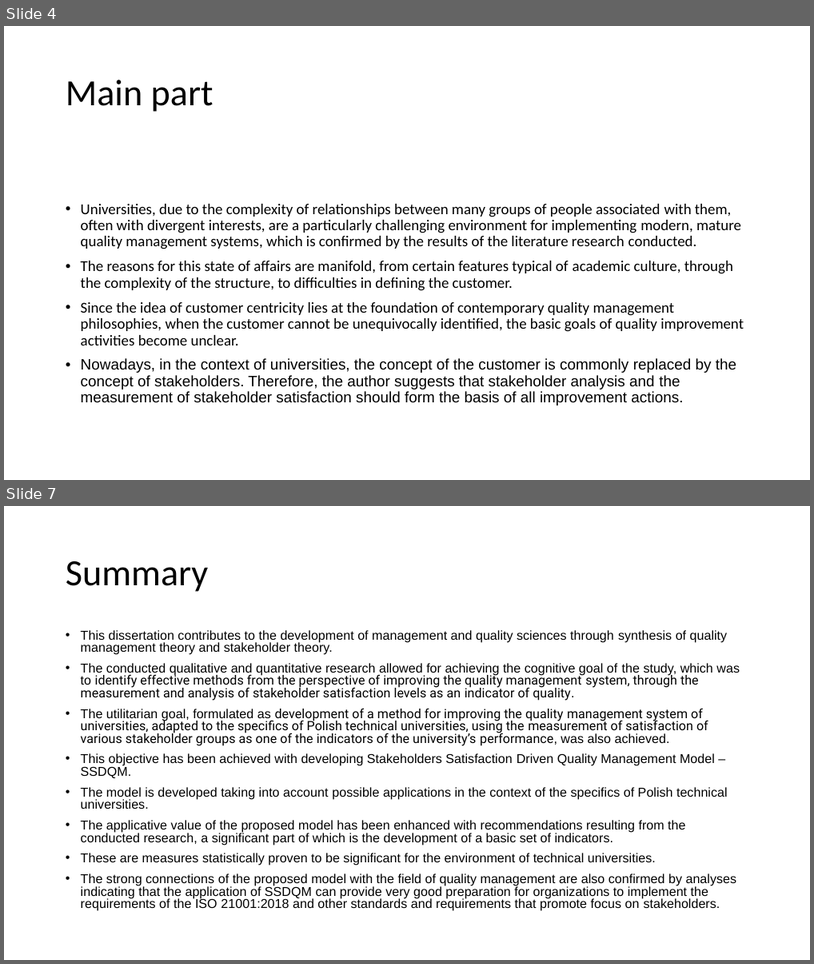
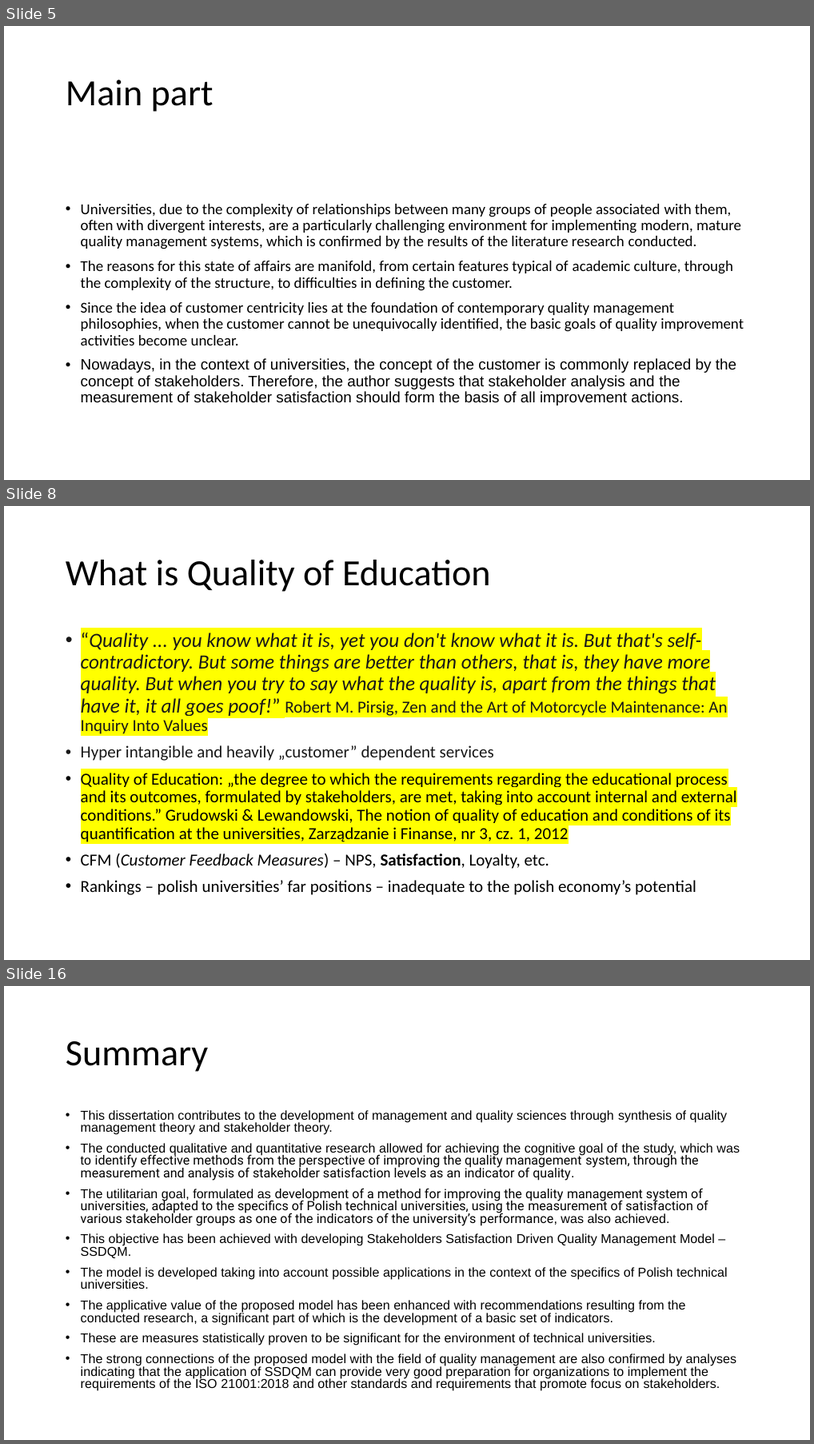
Before and after one commit to JeanPaulSzefler/doktorat_git, a slide deck: Egzaminy doktorskie/angielski/SSI_forHEI_QMS.pptx. Shown one above the other, each under a label of ours: slides 4 and 7 before the commit, slides 5, 8 and 16 after it; the slides between them are not shown. The pictures are 814x964 and 814x1444 pixels, drawn with LibreOffice and Linux fonts; fonts in the diff are those of the drawing. Boxes give left, top, right and bottom in pixels: in the first picture for what was removed or moved away, otherwise in the second. Text is boxed around its words. In the diff, an @@ line names an element or a change of style, - is before the commit and + after.

```diff
--- a/Egzaminy doktorskie/angielski/SSI_forHEI_QMS.pptx
+++ b/Egzaminy doktorskie/angielski/SSI_forHEI_QMS.pptx
@@ slide 8 added at [4,506,810,960], background #FFFFFF @@
@@ title added at [66,560,491,592], 44 pt, text #000000 @@
+What is Quality of Education
@@ text added at [81,632,738,895], 20 pt, text #000000 @@
+• “Quality ... you know what it is, yet you don't know what it is. But that's self-contradictory. But some things are better than others, that is, they have more quality. But when you try to say what the quality is, apart from the things that have it, it all goes poof!” Robert M. Pirsig, Zen and the Art of Motorcycle Maintenance: An Inquiry Into Values
+• Hyper intangible and heavily „customer” dependent services
+• Quality of Education: „the degree to which the requirements regarding the educational process and its outcomes, formulated by stakeholders, are met, taking into account internal and external conditions.” Grudowski & Lewandowski, The notion of quality of education and conditions of its quantification at the universities, Zarządzanie i Finanse, nr 3, cz. 1, 2012
+• CFM (Customer Feedback Measures) – NPS, Satisfaction, Loyalty, etc.
+• Rankings – polish universities’ far positions – inadequate to the polish economy’s potential
@@ what was slide 4 is now slide 5 @@
@@ what was slide 7 is now slide 16 @@
```
Also in this commit, not shown: 4 slides changed, 9 other slides added, 14 other files.
